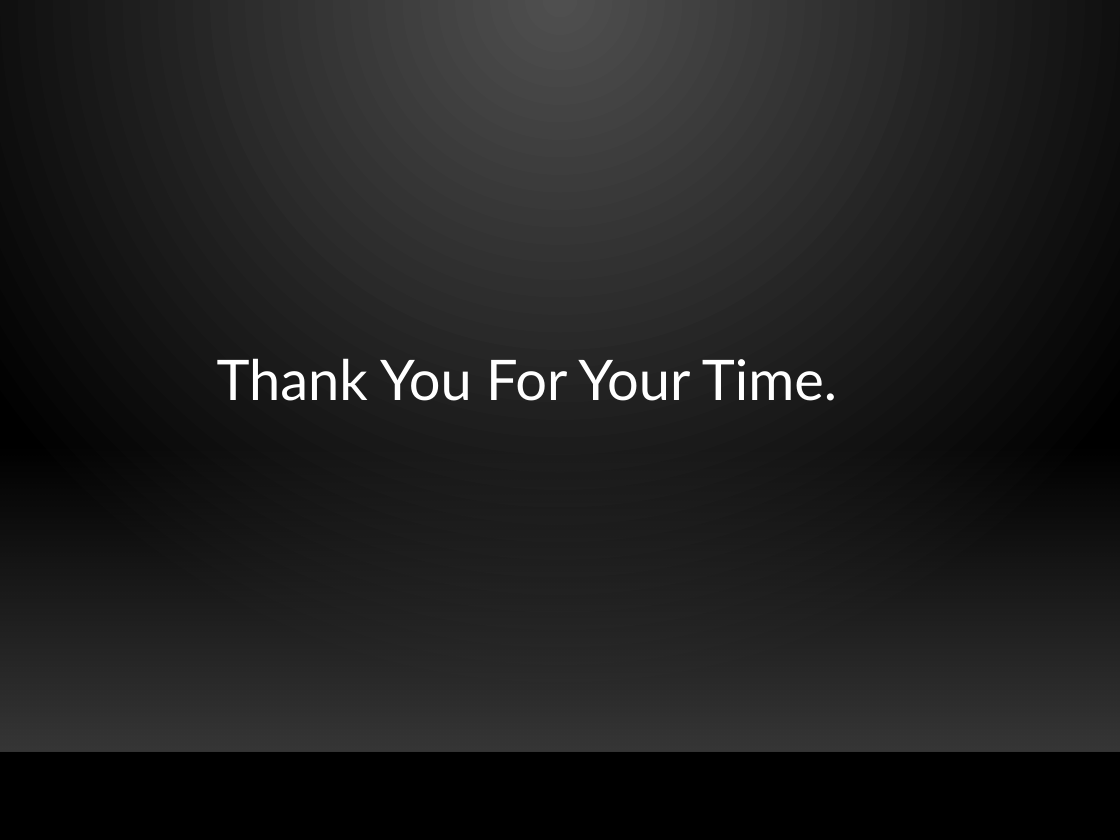
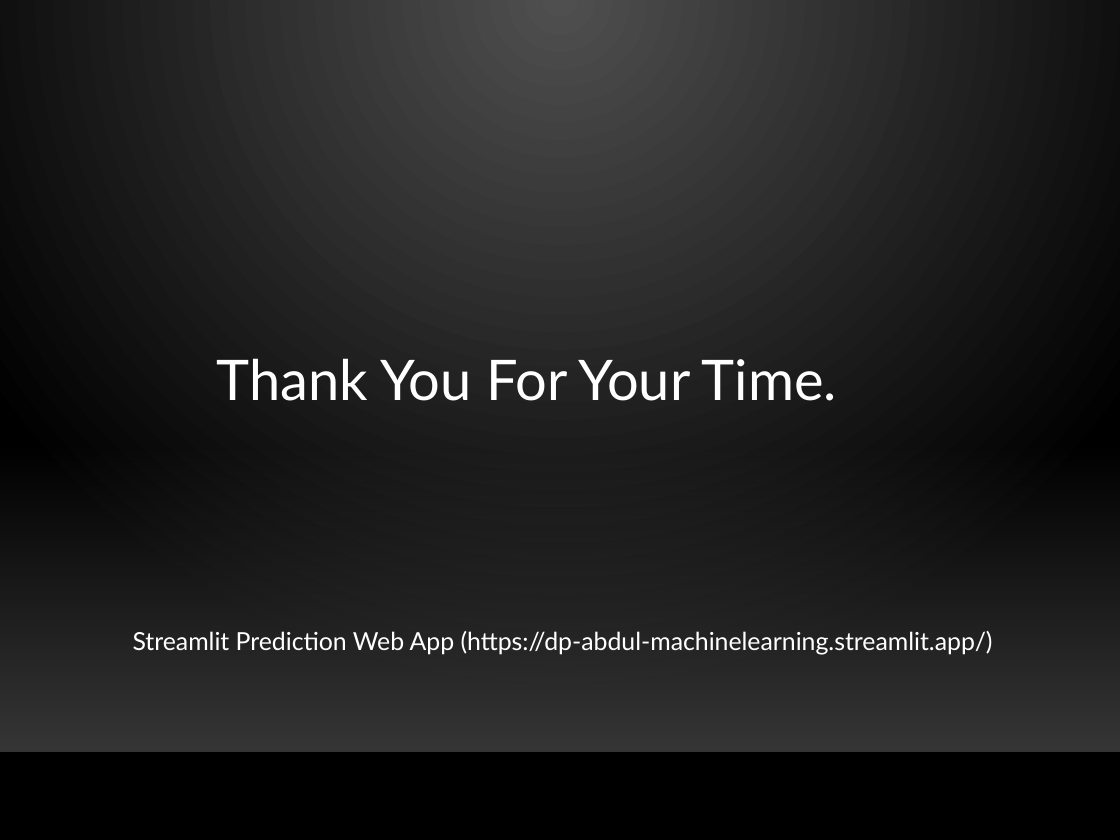
Before and after one commit to GANDI13/dp-machinelearning, a slide deck: slide 12 of Abdul_Nigeria_Power_Outage_Analysis.pptx. Drawn at 1120x840 pixels with LibreOffice and Linux fonts; fonts in the diff are those of the drawing; background and template pictures are left out. Boxes give left, top, right and bottom in pixels: in the first picture for what was removed or moved away, otherwise in the second. Text is boxed around its words. In the diff, an @@ line names an element or a change of style, - is before the commit and + after.

```diff
--- a/Abdul_Nigeria_Power_Outage_Analysis.pptx
+++ b/Abdul_Nigeria_Power_Outage_Analysis.pptx
@@ text at (133,631,993,655): paragraph added @@
+Streamlit Prediction Web App (https://dp-abdul-machinelearning.streamlit.app/)
```
